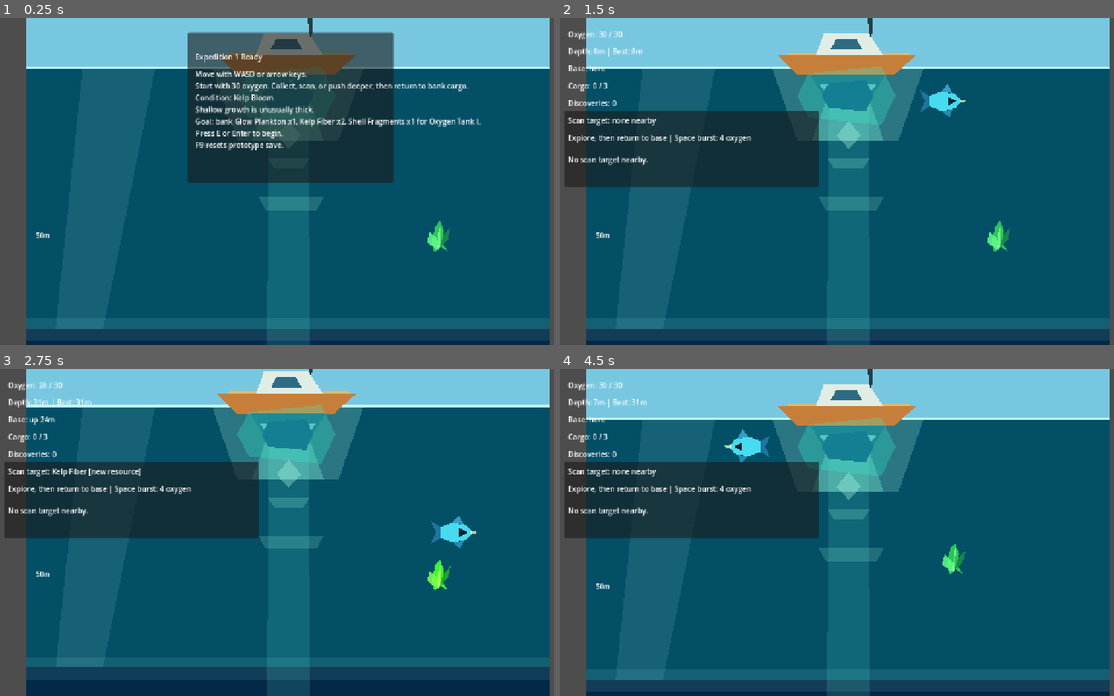
Above: before the commit, frames 1-4 (two rows, left to right).
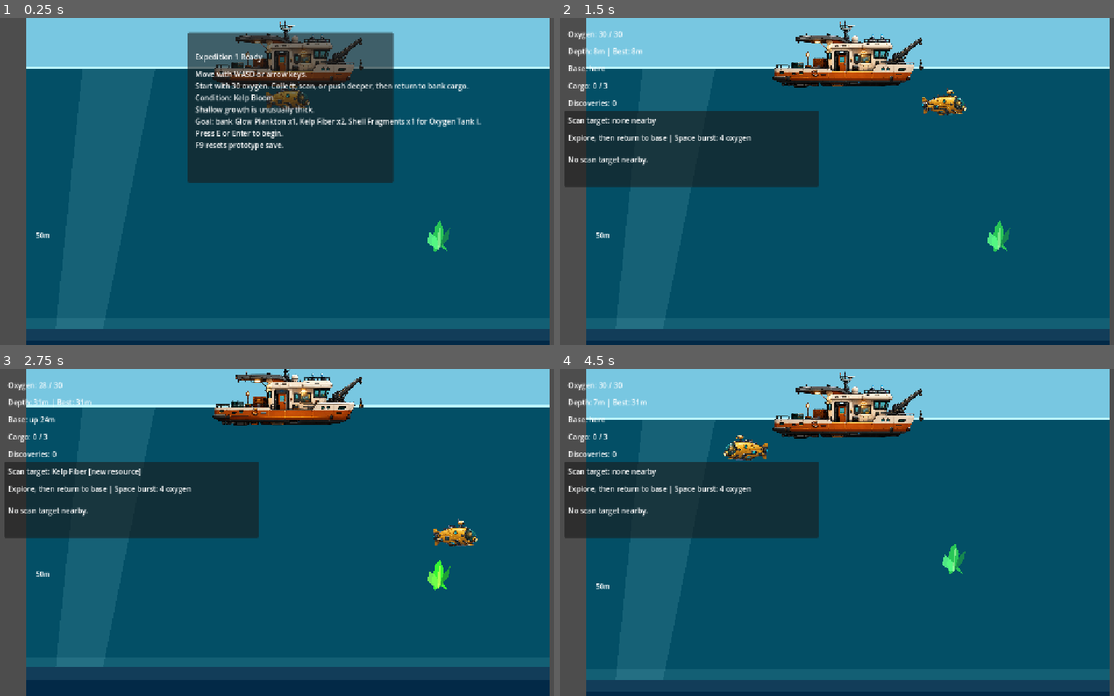
Above: after the commit, the same moments.

Repository: joeypshell/OceanGame
Game: Godot game, scene res://scenes/Main.tscn
Two runs of this game, one before a commit and one after it. Both use one fixed random seed, a clock stepped at 60 frames per second and the inputs below.
Inputs:
- Up to frame 1 (0.25 s): no input
- Up to frame 2 (1.5 s): tap Enter at 0.5 s; hold D (move_right) 0.53-1.28 s; tap E (interact) at 0.6 s; hold S (move_down) from 1.28 s (still down); tap F (scan) at 1.35 s
- Up to frame 3 (2.75 s): release S (move_down) at 2.03 s; hold D (move_right) from 2.03 s (still down); tap E (interact) at 2.1 s
- Up to frame 4 (4.5 s): release D (move_right) at 2.78 s; hold Space (burst_thruster) 2.78-3.53 s; tap F (scan) at 2.85, 4.35 s; tap R (restart_dive) at 3.5 s; hold A (move_left) from 3.53 s (still down); tap E (interact) at 3.6 s

The runs differ from the first frame. In frame 1, 5.7% of the frame differs, in the area x 38-66%, y 0-100%; in frame 2, 8.3%; in frame 3, 8.7%, in the area x 38-87%, y 0-100%; in frame 4, 8.3%.

Commit message:
Resolve #175 and #179 sprite visual pass

Diff:
--- a/scenes/Main.tscn
+++ b/scenes/Main.tscn
@@ -10,6 +10,7 @@
 [ext_resource type="Script" path="res://scripts/predator.gd" id="8_predator"]
 [ext_resource type="Script" path="res://scripts/spawn_point.gd" id="9_spawn_point"]
 [ext_resource type="Script" path="res://scripts/landmark_metadata.gd" id="10_landmark_metadata"]
+[ext_resource type="Texture2D" path="res://assets/sprites/base/research_boat_clean.png" id="11_research_boat"]
 
 [sub_resource type="CircleShape2D" id="CircleShape2D_base_zone"]
 radius = 96.0
@@ -149,30 +150,37 @@
 color = Color(0.74, 0.96, 1, 1)
 
 [node name="BaseReturnColumn" type="Polygon2D" parent="."]
+visible = false
 color = Color(0.38, 1, 0.9, 0.14)
 polygon = PackedVector2Array(594, 124, 690, 124, 704, 2320, 578, 2320)
 
 [node name="BaseReturnRibShallow" type="Polygon2D" parent="."]
+visible = false
 color = Color(0.62, 1, 0.9, 0.18)
 polygon = PackedVector2Array(568, 438, 728, 438, 710, 470, 586, 470)
 
 [node name="BaseReturnRibMidwater" type="Polygon2D" parent="."]
+visible = false
 color = Color(0.62, 1, 0.9, 0.16)
 polygon = PackedVector2Array(558, 1010, 738, 1010, 716, 1046, 580, 1046)
 
 [node name="BaseReturnRibDeep" type="Polygon2D" parent="."]
+visible = false
 color = Color(0.62, 1, 0.9, 0.15)
 polygon = PackedVector2Array(546, 1648, 750, 1648, 724, 1688, 572, 1688)
 
 [node name="SurfaceSafetyGlow" type="Polygon2D" parent="."]
+visible = false
 color = Color(0.72, 1, 0.9, 0.22)
 polygon = PackedVector2Array(454, 120, 826, 120, 764, 300, 516, 300)
 
 [node name="BaseReturnBeacon" type="Polygon2D" parent="."]
+visible = false
 color = Color(0.74, 1, 0.9, 0.34)
 polygon = PackedVector2Array(642, 252, 672, 288, 642, 320, 612, 288)
 
 [node name="BaseReturnBeaconRib" type="Polygon2D" parent="."]
+visible = false
 color = Color(0.62, 1, 0.9, 0.2)
 polygon = PackedVector2Array(590, 344, 694, 344, 676, 370, 608, 370)
 
@@ -484,39 +492,52 @@
 [node name="SurfaceBaseArt" type="Node2D" parent="."]
 position = Vector2(640, 92)
 
+[node name="ResearchBoatSprite" type="Sprite2D" parent="SurfaceBaseArt"]
+scale = Vector2(0.22, 0.22)
+texture = ExtResource("11_research_boat")
+
 [node name="BeaconMast" type="Polygon2D" parent="SurfaceBaseArt"]
+visible = false
 color = Color(0.16, 0.24, 0.28, 1)
 polygon = PackedVector2Array(48, -102, 62, -102, 58, -48, 52, -48)
 
 [node name="BeaconLight" type="Polygon2D" parent="SurfaceBaseArt"]
+visible = false
 color = Color(0.98, 1, 0.58, 0.9)
 polygon = PackedVector2Array(40, -122, 70, -122, 82, -102, 28, -102)
 
 [node name="DeckLine" type="Polygon2D" parent="SurfaceBaseArt"]
+visible = false
 color = Color(0.94, 0.72, 0.36, 0.9)
 polygon = PackedVector2Array(-142, -8, 148, -8, 154, 0, -150, 0)
 
 [node name="BoatHull" type="Polygon2D" parent="SurfaceBaseArt"]
+visible = false
 color = Color(0.78, 0.5, 0.23, 1)
 polygon = PackedVector2Array(-174, -2, 168, -2, 112, 48, -124, 48)
 
 [node name="Cabin" type="Polygon2D" parent="SurfaceBaseArt"]
+visible = false
 color = Color(0.88, 0.93, 0.9, 1)
 polygon = PackedVector2Array(-58, -56, 50, -56, 86, -2, -78, -2)
 
 [node name="CabinWindow" type="Polygon2D" parent="SurfaceBaseArt"]
+visible = false
 color = Color(0.12, 0.38, 0.48, 0.92)
 polygon = PackedVector2Array(-28, -42, 20, -42, 34, -16, -42, -16)
 
 [node name="LabMoonpool" type="Polygon2D" parent="SurfaceBaseArt"]
+visible = false
 color = Color(0.1, 0.38, 0.5, 1)
 polygon = PackedVector2Array(-92, 46, 92, 46, 58, 102, -58, 102)
 
 [node name="MoonpoolRim" type="Polygon2D" parent="SurfaceBaseArt"]
+visible = false
 color = Color(0.62, 1, 0.92, 0.54)
 polygon = PackedVector2Array(-70, 70, 70, 70, 56, 88, -56, 88)
 
 [node name="MoonpoolLight" type="Polygon2D" parent="SurfaceBaseArt"]
+visible = false
 color = Color(0.52, 1, 0.88, 0.3)
 polygon = PackedVector2Array(-46, 92, 46, 92, 88, 208, -88, 208)
 
@@ -527,14 +548,17 @@
 position = Vector2(640, 190)
 
 [node name="BaseGlow" type="Polygon2D" parent="BaseZone"]
+visible = false
 color = Color(0.2, 0.95, 0.82, 0.28)
 polygon = PackedVector2Array(-96, -54, 82, -72, 116, 0, 82, 72, -96, 54, -124, 0)
 
 [node name="BaseCore" type="Polygon2D" parent="BaseZone"]
+visible = false
 color = Color(0.08, 0.5, 0.58, 1)
 polygon = PackedVector2Array(-48, -30, 44, -38, 62, 0, 44, 38, -48, 30, -64, 0)
 
 [node name="DockRim" type="Polygon2D" parent="BaseZone"]
+visible = false
 color = Color(0.7, 1, 0.92, 0.42)
 polygon = PackedVector2Array(-76, -42, 76, -42, 94, -18, -92, -18, -92, 18, 94, 18, 76, 42, -76, 42)
 
--- a/scenes/Player.tscn
+++ b/scenes/Player.tscn
@@ -1,6 +1,7 @@
-[gd_scene load_steps=3 format=3 uid="uid://ocean_player_scene"]
+[gd_scene load_steps=4 format=3 uid="uid://ocean_player_scene"]
 
 [ext_resource type="Script" path="res://scripts/player.gd" id="1_player_script"]
+[ext_resource type="Texture2D" path="res://assets/sprites/player/research_sub.png" id="2_research_sub"]
 
 [sub_resource type="CapsuleShape2D" id="CapsuleShape2D_player"]
 radius = 18.0
@@ -9,29 +10,68 @@
 [node name="Player" type="CharacterBody2D"]
 script = ExtResource("1_player_script")
 
-[node name="Body" type="Polygon2D" parent="."]
-color = Color(0.28, 0.86, 0.94, 1)
-polygon = PackedVector2Array(-36, -13, -8, -24, 26, -18, 42, 0, 26, 18, -8, 24, -36, 13)
+[node name="VisualRoot" type="Node2D" parent="."]
 
-[node name="TailFin" type="Polygon2D" parent="."]
-color = Color(0.12, 0.46, 0.62, 1)
-polygon = PackedVector2Array(-36, -13, -60, -28, -48, 0, -60, 28, -36, 13)
+[node name="BubbleTrail" type="Polygon2D" parent="VisualRoot"]
+color = Color(0.72, 0.96, 1, 0.28)
+polygon = PackedVector2Array(-72, -6, -64, -16, -54, -6, -64, 4, -90, 8, -82, -2, -72, 8, -82, 18, -112, -8, -106, -16, -98, -8, -106, 0)
 
-[node name="TopFin" type="Polygon2D" parent="."]
-color = Color(0.2, 0.62, 0.78, 1)
+[node name="SubSpriteAnchor" type="Node2D" parent="VisualRoot"]
+
+[node name="SubSprite" type="Sprite2D" parent="VisualRoot/SubSpriteAnchor"]
+scale = Vector2(0.1, 0.1)
+texture = ExtResource("2_research_sub")
+offset = Vector2(36, 56)
+
+[node name="TailFin" type="Polygon2D" parent="VisualRoot/SubSpriteAnchor"]
+visible = false
+color = Color(0.58, 0.38, 0.14, 1)
+polygon = PackedVector2Array(-36, -13, -62, -28, -50, 0, -62, 28, -36, 13)
+
+[node name="Body" type="Polygon2D" parent="VisualRoot/SubSpriteAnchor"]
+visible = false
+color = Color(0.92, 0.58, 0.18, 1)
+polygon = PackedVector2Array(-38, -14, -10, -26, 25, -20, 44, 0, 25, 20, -10, 26, -38, 14)
+
+[node name="HullShadow" type="Polygon2D" parent="VisualRoot/SubSpriteAnchor"]
+visible = false
+color = Color(0.34, 0.18, 0.08, 0.42)
+polygon = PackedVector2Array(-34, 10, -6, 20, 24, 16, 40, 2, 22, 24, -12, 30, -40, 16)
+
+[node name="TopFin" type="Polygon2D" parent="VisualRoot/SubSpriteAnchor"]
+visible = false
+color = Color(0.75, 0.44, 0.12, 1)
 polygon = PackedVector2Array(-8, -24, 8, -42, 20, -20)
 
-[node name="BottomFin" type="Polygon2D" parent="."]
-color = Color(0.16, 0.54, 0.68, 1)
+[node name="BottomFin" type="Polygon2D" parent="VisualRoot/SubSpriteAnchor"]
+visible = false
+color = Color(0.66, 0.36, 0.1, 1)
 polygon = PackedVector2Array(-6, 24, 12, 40, 20, 20)
 
-[node name="Viewport" type="Polygon2D" parent="."]
-color = Color(0.02, 0.13, 0.2, 1)
-polygon = PackedVector2Array(8, -11, 30, 0, 8, 11)
+[node name="Viewport" type="Polygon2D" parent="VisualRoot/SubSpriteAnchor"]
+visible = false
+color = Color(0.03, 0.16, 0.22, 1)
+polygon = PackedVector2Array(6, -12, 30, 0, 6, 12)
 
-[node name="NoseLight" type="Polygon2D" parent="."]
+[node name="ViewportGlow" type="Polygon2D" parent="VisualRoot/SubSpriteAnchor"]
+visible = false
+color = Color(0.74, 1, 0.92, 0.46)
+polygon = PackedVector2Array(10, -7, 25, 0, 10, 7)
+
+[node name="WarmCabinLight" type="Polygon2D" parent="VisualRoot/SubSpriteAnchor"]
+visible = false
+color = Color(1, 0.84, 0.36, 0.42)
+polygon = PackedVector2Array(-14, -13, 2, -18, 9, -10, -2, -4)
+
+[node name="ScannerMount" type="Polygon2D" parent="VisualRoot/SubSpriteAnchor"]
+visible = false
+color = Color(0.18, 0.34, 0.42, 1)
+polygon = PackedVector2Array(-4, -26, 4, -26, 4, -36, 12, -40, 16, -36, 8, -32, 8, -24)
+
+[node name="NoseLight" type="Polygon2D" parent="VisualRoot"]
+visible = false
 color = Color(0.9, 1, 0.78, 0.74)
-polygon = PackedVector2Array(36, -5, 56, 0, 36, 5)
+polygon = PackedVector2Array(38, -6, 66, 0, 38, 6)
 
 [node name="CollisionShape2D" type="CollisionShape2D" parent="."]
 shape = SubResource("CapsuleShape2D_player")
Binary file added: assets/sprites/base/research_boat.png
Binary file added: assets/sprites/base/research_boat_chromakey.png
Binary file added: assets/sprites/base/research_boat_clean.png
Binary file added: assets/sprites/base/research_boat_clean_chromakey.png
Binary file added: assets/sprites/base/research_boat_surface.png
Binary file added: assets/sprites/player/research_sub.png
Binary file added: assets/sprites/player/research_sub_chromakey.png
Not shown: 1 places in scenes/Main.tscn that only renumber resources
Not shown, changed: docs/current/GAMEPLAY.md
